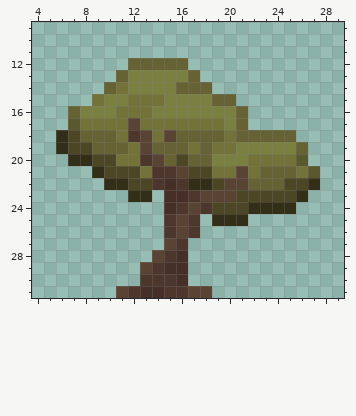
Pixel-art sprite: sprites/tree_1.png. The picture above was drawn from the file before the commit.
The file is 32x32 pixels. Colours within 5 levels of each other are drawn and written as one. Shown: x 4..29, y 9..31.
After the commit:
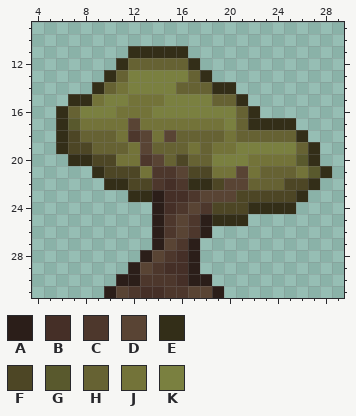
Palette (. is transparent): A #2b1e19  B #452f27  C #4d372c  D #594434  E #332e18  F #4d4625  G #59592d  H #666233  J #737339  K #7a8040
From old to new:
@@ x 4..29 @@
 10 ..........................
-11 ..........................
-12 ........HHHHH.............
-13 .......HKKKKKH............
-14 ......HJKKKKHHH...........
-15 .....JKKJJJKKKKHH.........
-16 ...HKKKJJJKKKKKKKH........
-17 ...GJJJJDJJJJJJJKH........
-18 ..EFHHHJCDJDHHHHJHHHHH....
-19 ..EFFHHHJDHHHJHJJKKKKKH...
-20 ...EEFFJJCDHFHHKKKJJJJG...
-21 .....EFFFJCCDFFJJDJHHHJG..
+11 ........EEEEE.............
+12 .......EHHHHHE............
+13 ......EHKKKKKHE...........
+14 .....EHJKKKKHHHEE.........
+15 ...EEJKKJJJKKKKHHE........
+16 ..EHKKKJJJKKKKKKKHE.......
+17 ..EGJJJJDJJJJJJJKHEEEE....
+18 ..EFHHHJCDJDHHHHJHHHHHE...
+19 ..EFFHHHJDHHHJHJJKKKKKHE..
+20 ...EEFFJJCDHFHHKKKJJJJGE..
+21 .....EFFFJCCDFFJJDJHHHJGE.
 22 ......EEFFCBCEEFDDHHHFFE..
-23 ........EE.BBCDDDFFFFFE...
-24 ...........BCDCFFFEEEE....
-25 ...........CDC.EEE........
-26 ...........CDC............
-27 ...........DC.............
-28 ..........DCB.............
-29 .........DCBB.............
-30 .........CCCB.............
-31 .......DCBBCCDD...........
+23 ........EEABBCDDDFFFFFE...
+24 ..........ABCDCFFFEEEE....
+25 ..........ACDCAEEE........
+26 ..........ACDCA...........
+27 ..........ADCA............
+28 .........ADCBA............
+29 ........ADCBBA............
+30 .......AACCCBAA...........
+31 ......ADCBBCCDDA..........
Where, in picture pixels (left, top, right, bottom), the same in both pictures:
added: (56, 46, 332, 178)
added: (104, 190, 224, 298)
